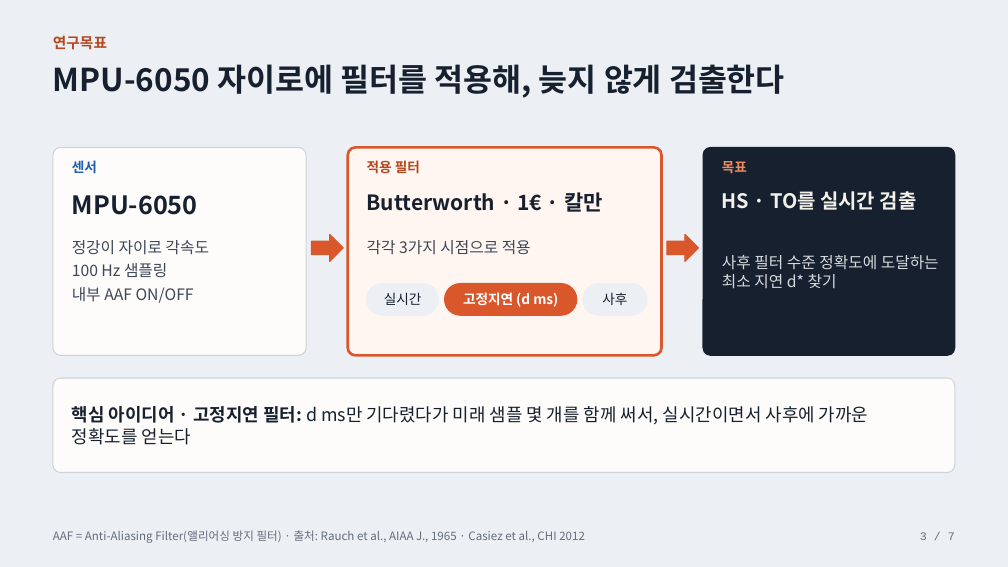
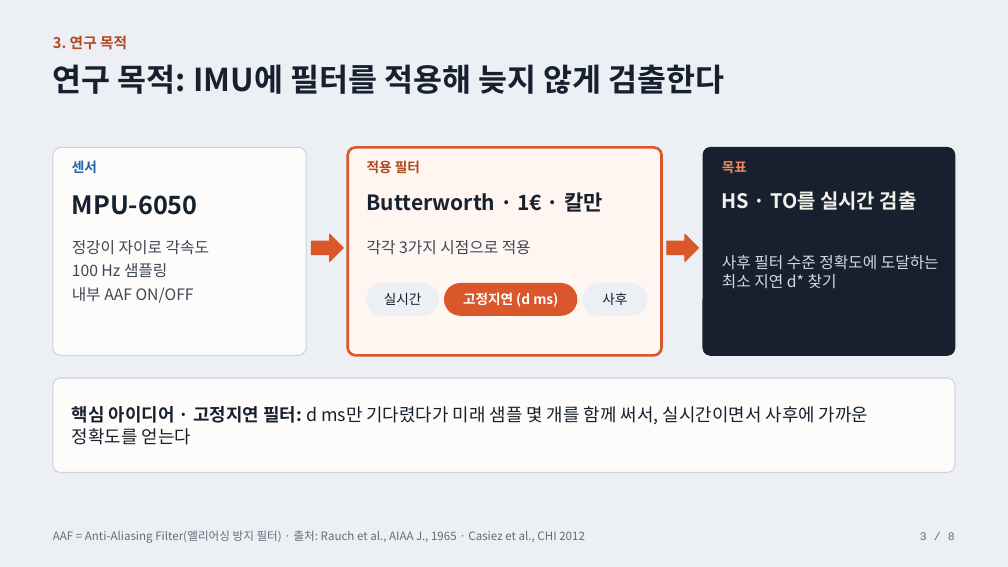
Before and after one commit to everyss/26-2_Sensors_Actuators, a slide deck: slide 3 of slides/midterm_presentation.pptx. Drawn at 1008x567 pixels with LibreOffice and Linux fonts; fonts in the diff are those of the drawing. Boxes give left, top, right and bottom in pixels: in the first picture for what was removed or moved away, otherwise in the second. Text is boxed around its words. In the diff, an @@ line names an element or a change of style, - is before the commit and + after.

```diff
--- a/slides/midterm_presentation.pptx
+++ b/slides/midterm_presentation.pptx
@@ text at bbox=[53, 35, 127, 50]: text changed @@
-연구목표
+3. 연구 목적
@@ text at bbox=[53, 64, 724, 94]: text changed @@
-MPU-6050 자이로에 필터를 적용해, 늦지 않게 검출한다
+연구 목적: IMU에 필터를 적용해 늦지 않게 검출한다
@@ text at bbox=[920, 532, 955, 540]: text changed @@
-3 / 7
+3 / 8
```
Also in this commit, not shown: 6 other slides changed, 1 slide added, 3 other files.
